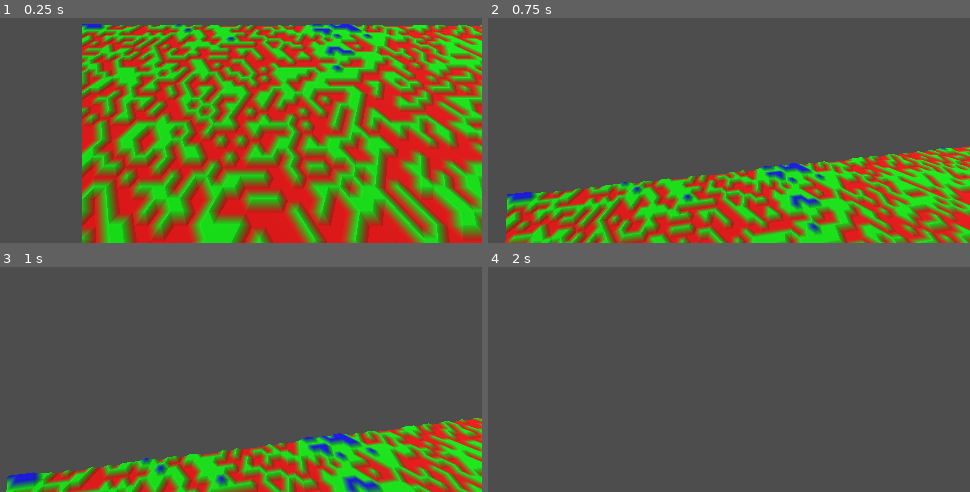
Above: before the commit, frames 1-4 (two rows, left to right).
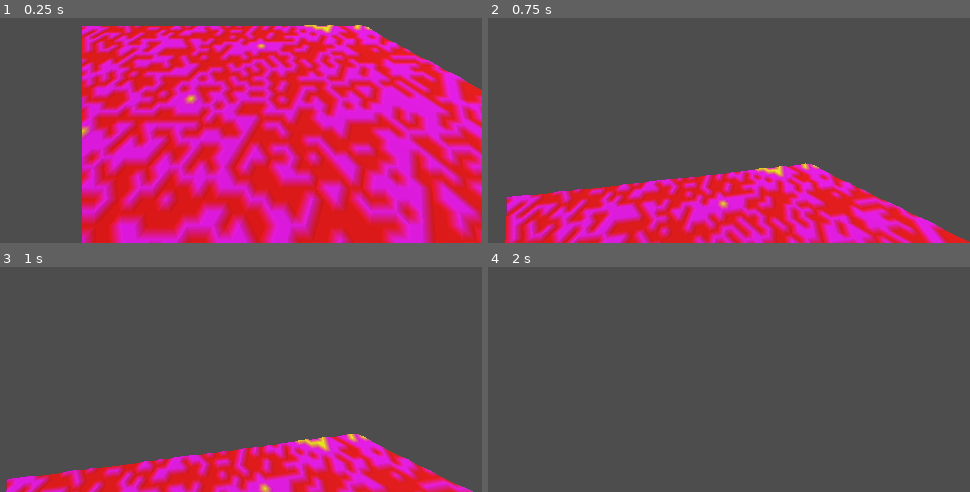
Above: after the commit, the same moments.

Repository: Lion4567714/prodecural_terrain_generation
Game: Godot game, scene res://test_scene.tscn
Same seed, same stepped clock (60 frames per second), same inputs: the game is played once before the commit and once after it.
Inputs (mouse positions are in pixels of both pictures, inside the frame that each line leads up to):
- Up to frame 1 (0.25 s): no input
- Up to frame 2 (0.75 s): tap Enter at 0.5 s; move the mouse to (outside the picture) at 0.52 s; hold Up (ui_up) from 0.53 s (still down)
- Up to frame 3 (1 s): keep holding Up (ui_up)
- Up to frame 4 (2 s): keep holding Up (ui_up); move the mouse to (531, 269) at 1.27 s

The runs differ from the first frame. In frame 1, 75% of the frame differs, in the area x 17-100%, y 2-100%; in frame 2, 29%; in frame 3, 18%; in frame 4, nothing differs.

Commit message:
quest for better random

Diff:
--- a/scripts/generator.gd
+++ b/scripts/generator.gd
@@ -1,7 +1,7 @@
 extends MeshInstance3D
 
-const WIDTH = 150
-const HEIGHT = 150
+const WIDTH = 50
+const HEIGHT = 50
 const CELL_SIZE = 2.0
 #const CON_KERNEL = [[-1, -1, -1],
 #					[-1,  8, -1],
@@ -23,11 +23,13 @@
 const BIOME_BLEND = 3
 
 const BIOME = {
-	MOUNTAINS = 0b001,
-	PLAINS = 0b010,
-	OCEANS = 0b100
+	HIGH_MOUNTAINS = 0b00001,
+	MOUNTAINS = 0b00010,
+	PLAINS = 0b00100,
+	OCEANS = 0b01000,
+	DEEP_OCEANS = 0b10000
 }
-const HAMMING = [0, 1, 1, 2, 1, 2, 2, 3]
+const HAMMING = [0, 1, 1, 2, 1, 2, 2, 3, 1, 2, 2, 3, 2, 3, 3, 4, 1, 2, 2, 3, 2, 3, 3, 4, 2, 3, 3, 4, 3, 4, 4, 5]
 
 var last_update_time
 var biome_map
@@ -101,7 +103,11 @@
 
 			if mdt.get_vertex(faceVertex)[1] == 0:
 				colors.push_back(Color(255, 0, 0, 1))
+			if mdt.get_vertex(faceVertex)[1] == 0.25:
+				colors.push_back(Color(255, 0, 255, 1))
 			if mdt.get_vertex(faceVertex)[1] == 0.5:
+				colors.push_back(Color(255, 255, 0, 1))
+			if mdt.get_vertex(faceVertex)[1] == 0.75:
 				colors.push_back(Color(0, 255, 0, 1))
 			if mdt.get_vertex(faceVertex)[1] == 1:
 				colors.push_back(Color(0, 0, 255, 1))
@@ -187,7 +193,7 @@
 	var options: int
 	var num_options: int
 
-	func _init(x, y) -> void:
+	func _init(x: int, y: int) -> void:
 		pos.x = x
 		pos.y = y
 		options = 0
@@ -246,7 +252,8 @@
 				break
 
 		# Collapse vertex
-		var rand_option_index = randi_range(0, rand_node.num_options - 1)
+		#var rand_option_index = randi_range(0, rand_node.num_options - 1)
+		var rand_option_index = randi_range(0, 100) % (rand_node.num_options)
 		var rand_option
 		for i in range(BIOME.size()):
 			if (1 << i) & rand_node.options > 0:
@@ -263,7 +270,7 @@
 		# Update surround nodes
 		var x0 = rand_node.pos.x
 		var y0 = rand_node.pos.y
-		for i in range(1, BIOME.size()):
+		for i in range(1, BIOME.size() - 1):
 			rand_option |= rand_option >> 1
 			rand_option |= rand_option << 1
 			if y0 - i >= 0:
@@ -294,15 +301,19 @@
 	var height = 0
 
 	match biome_map[x][y]:
+		BIOME.HIGH_MOUNTAINS:
+			height = 1
 		BIOME.MOUNTAINS:
-			height = 1
+			height = 0.75
 			#height = 100 * noise.get_noise_2d(x, y) + 5
 		BIOME.PLAINS:
 			height = 0.5
 			#height = 50 * noise.get_noise_2d(x, y)
 		BIOME.OCEANS:
+			height = 0.25
+			#height = 10 * noise.get_noise_2d(x, y) - 5
+		BIOME.DEEP_OCEANS:
 			height = 0
-			#height = 10 * noise.get_noise_2d(x, y) - 5
 
 	if height < -20:
 		height = -20
